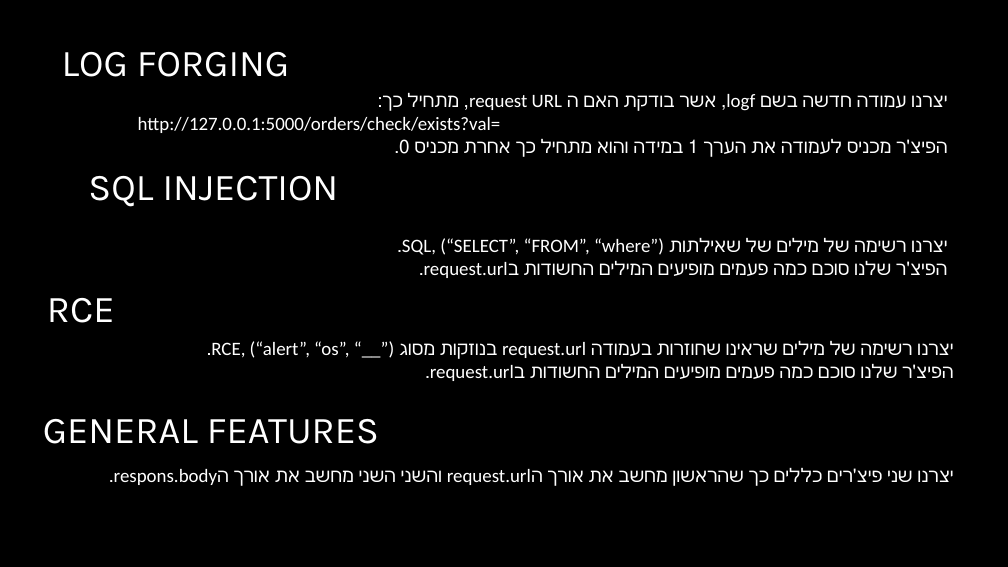
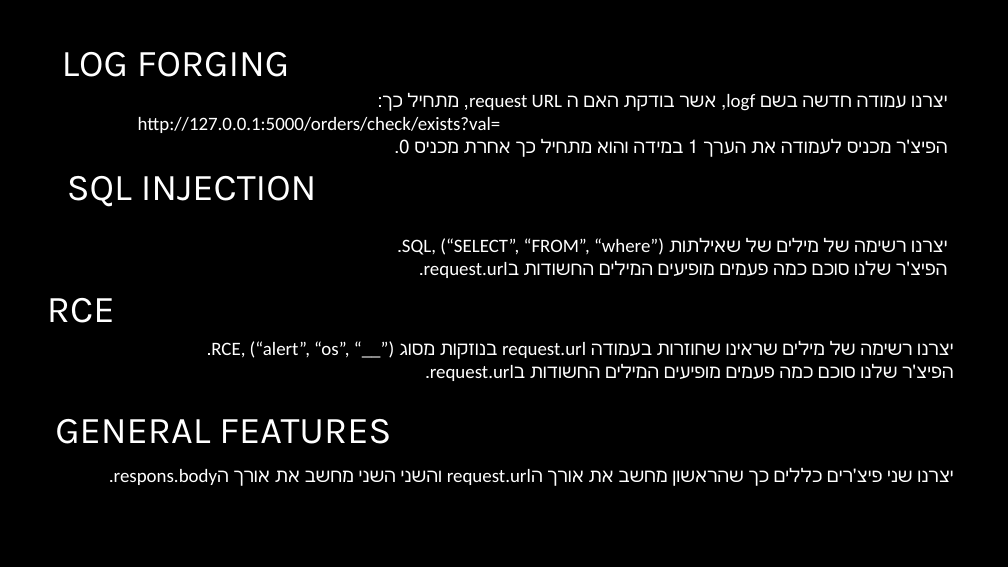
Before and after one commit to yuvalbm3/API-Security-Challenge, a slide deck: slide 3 of API Security Challenge.pptx. Drawn at 1008x567 pixels with LibreOffice and Linux fonts; fonts in the diff are those of the drawing; background and template pictures are left out. Boxes give left, top, right and bottom in pixels: in the first picture for what was removed or moved away, otherwise in the second. Text is boxed around its words. In the diff, an @@ line names an element or a change of style, - is before the commit and + after.

```diff
--- a/API Security Challenge.pptx
+++ b/API Security Challenge.pptx
@@ text "SQL INJECTION": place and size @@
-text "SQL INJECTION" at <box>88,176,339,207</box>
+text "SQL INJECTION" at <box>67,176,317,207</box>
@@ text "GENERAL FEATURES": place and size @@
-text "GENERAL FEATURES" at <box>43,419,379,444</box>
+text "GENERAL FEATURES" at <box>55,419,391,444</box>
```
Also in this commit, not shown: 2 other slides changed.
